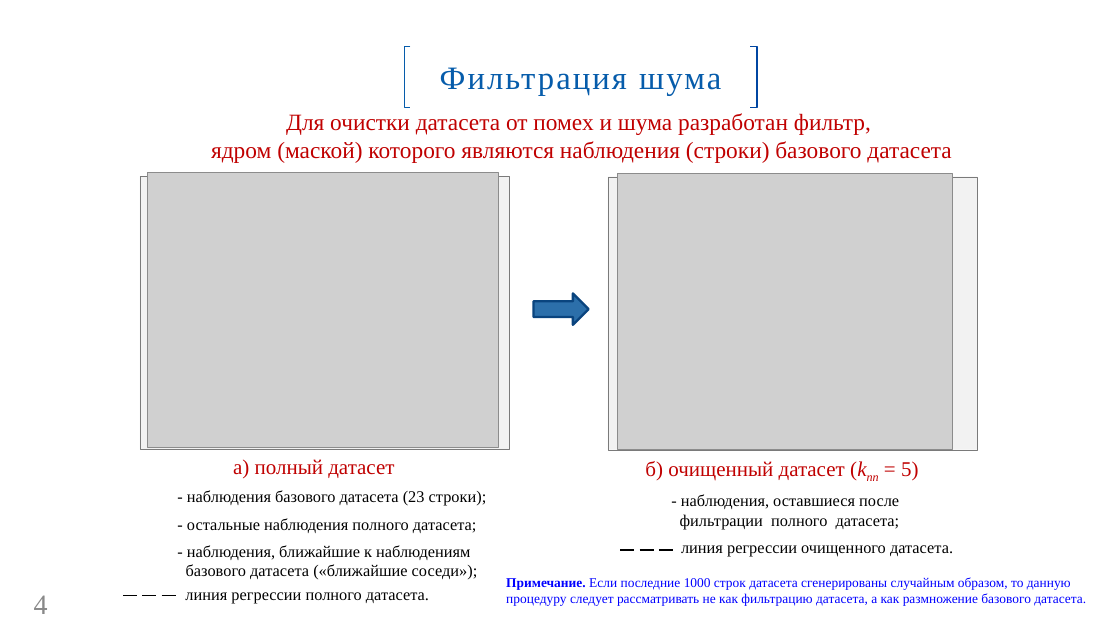
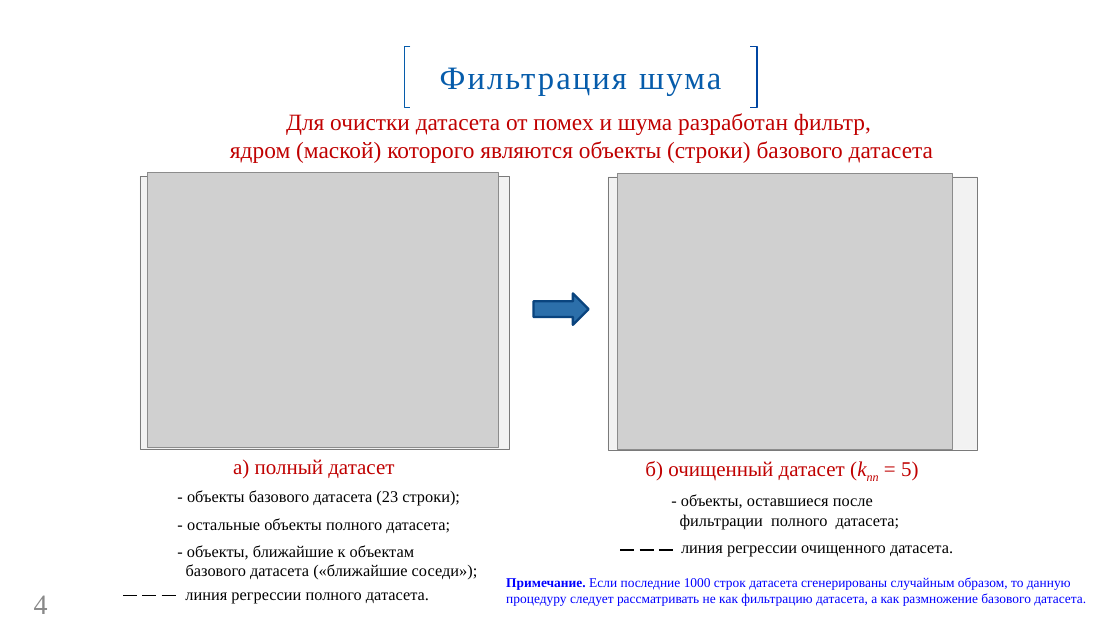
Before and after one commit to GorshkovAndrey/BMSTU, a slide deck: slide 4 of Для защиты ВКР/Презентация ВКР. Горшков А. В..pptx. Drawn at 1120x630 pixels with LibreOffice and Linux fonts; fonts in the diff are those of the drawing; grey boxes stand for pictures; background and template pictures are left out. Boxes give left, top, right and bottom in pixels: in the first picture for what was removed or moved away, otherwise in the second. Text is boxed around its words. In the diff, an @@ line names an element or a change of style, - is before the commit and + after.

```diff
--- a/Для защиты ВКР/Презентация ВКР. Горшков А. В..pptx
+++ b/Для защиты ВКР/Презентация ВКР. Горшков А. В..pptx
@@ text at (230, 141, 933, 163): text changed @@
-ядром (маской) которого являются наблюдения (строки) базового датасета
+ядром (маской) которого являются объекты (строки) базового датасета
@@ text at (187, 490, 460, 506): text changed @@
-- наблюдения базового датасета (23 строки);
+- объекты базового датасета (23 строки);
@@ text at (681, 494, 873, 509): text changed @@
-- наблюдения, оставшиеся после
+- объекты, оставшиеся после
@@ text at (187, 518, 450, 533): text changed @@
-- остальные наблюдения полного датасета;
+- остальные объекты полного датасета;
@@ text at (187, 545, 414, 560): text changed @@
-- наблюдения, ближайшие к наблюдениям
+- объекты, ближайшие к объектам
```
Also in this commit, not shown: 8 other files.
